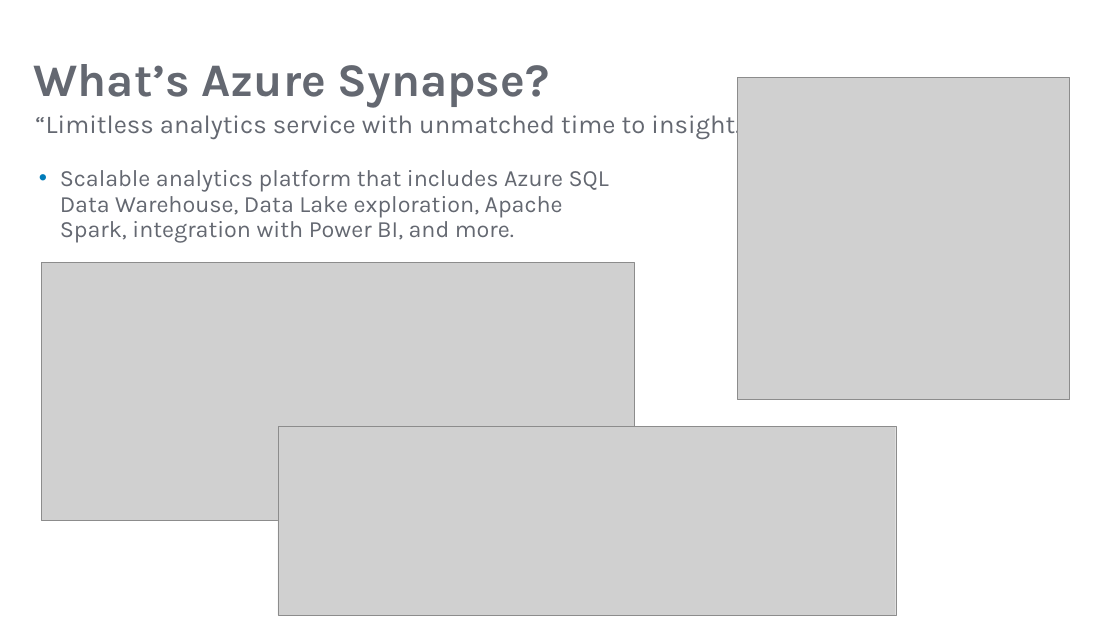
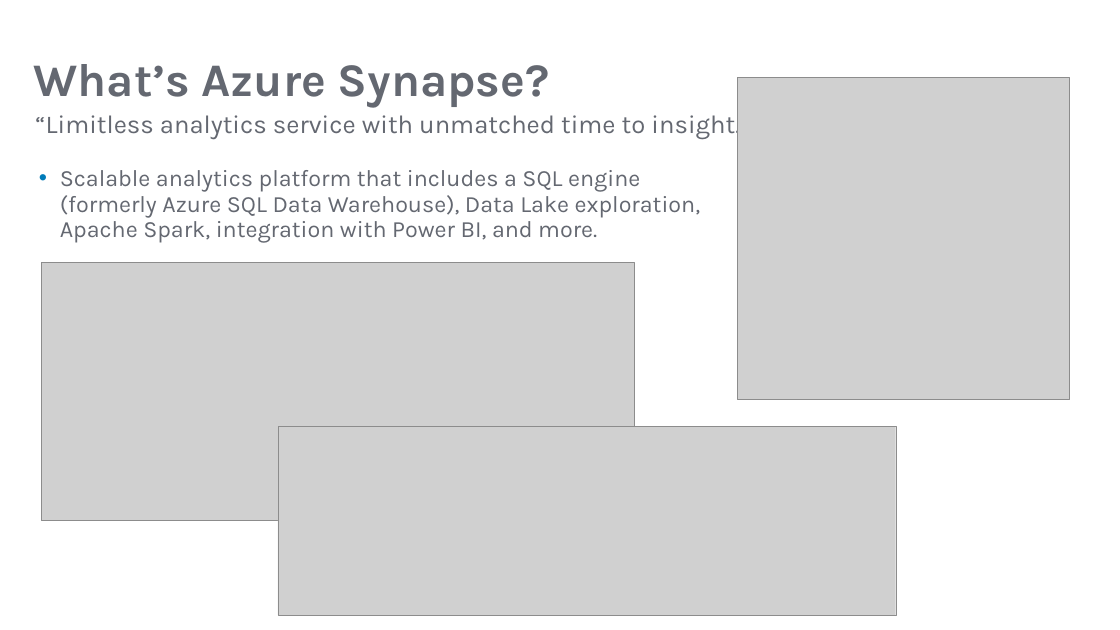
Before and after one commit to BlueGranite/azure-synapse-vcf-analysis, a slide deck: slide 2 of Query Millions of WGS Variants in Minutes with Azure Synapse.pptx. Drawn at 1120x630 pixels with LibreOffice and Linux fonts; fonts in the diff are those of the drawing; grey boxes stand for pictures; background and template pictures are left out. Boxes give left, top, right and bottom in pixels: in the first picture for what was removed or moved away, otherwise in the second. Text is boxed around its words. In the diff, an @@ line names an element or a change of style, - is before the commit and + after.

```diff
--- a/Query Millions of WGS Variants in Minutes with Azure Synapse.pptx
+++ b/Query Millions of WGS Variants in Minutes with Azure Synapse.pptx
@@ text at box(60, 170, 700, 242): text changed @@
-• Scalable analytics platform that includes Azure SQL Data Warehouse, Data Lake exploration, Apache Spark, integration with Power BI, and more.
+• Scalable analytics platform that includes a SQL engine (formerly Azure SQL Data Warehouse), Data Lake exploration, Apache Spark, integration with Power BI, and more.
```
Also in this commit, not shown: 2 other files.
